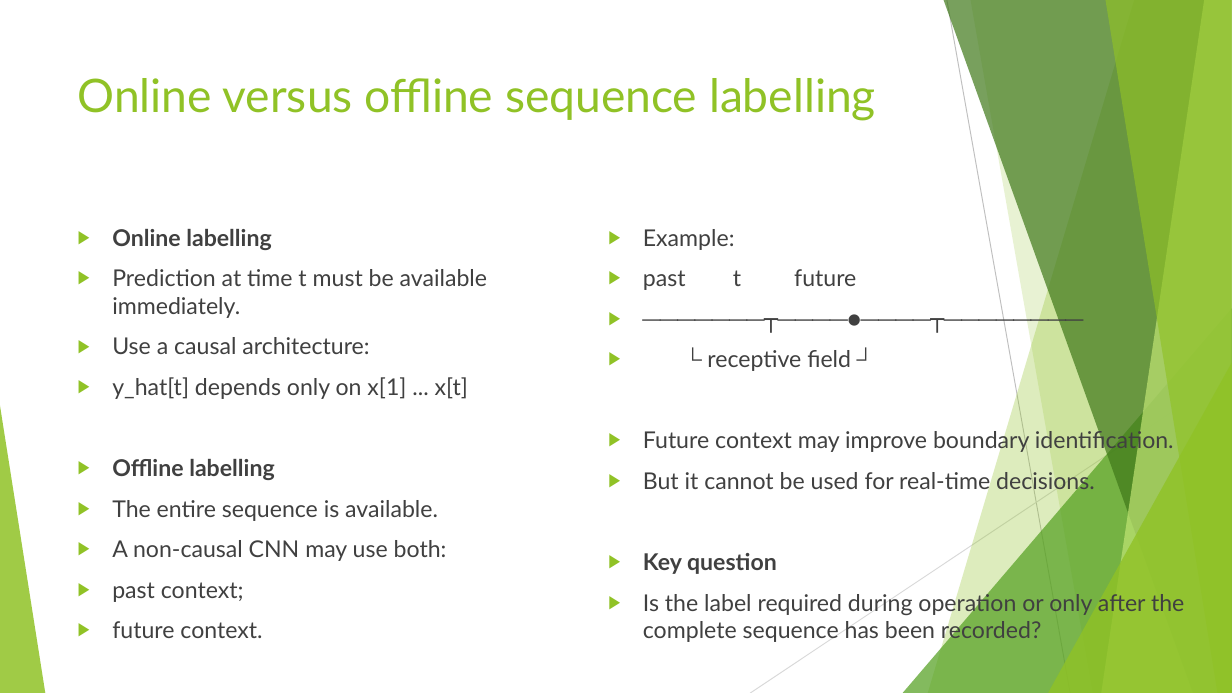
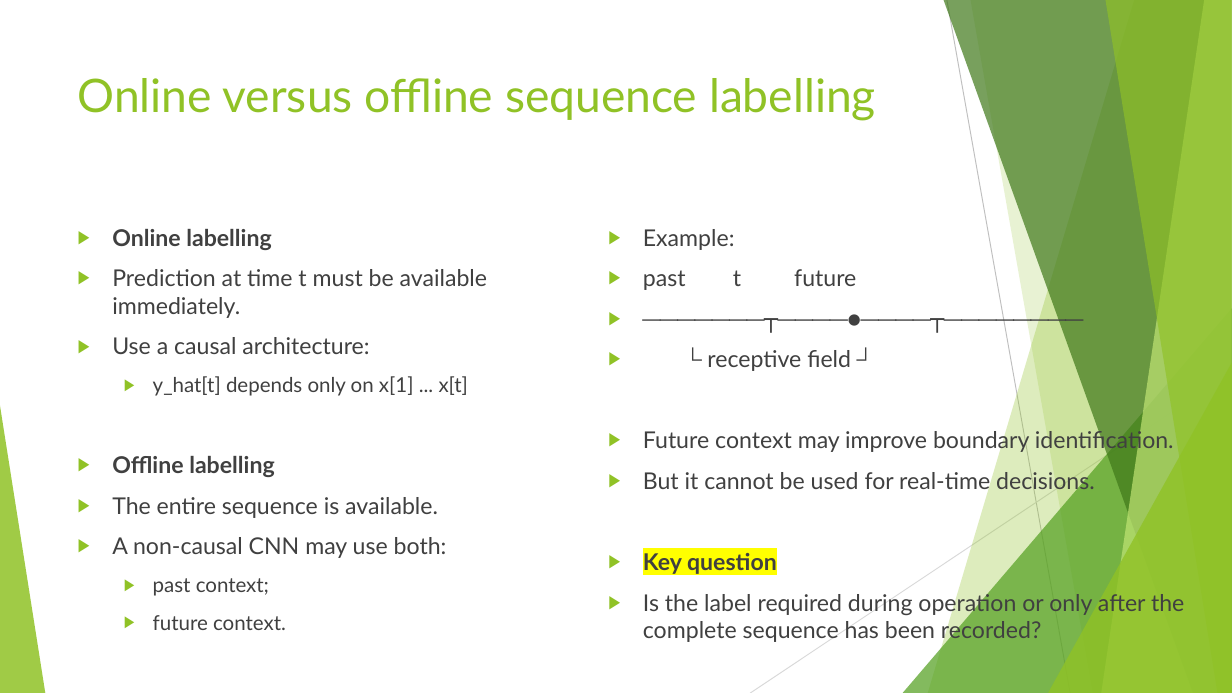
Before and after one commit to FranzGH/timeseries, a slide deck: slide 220 of Slides/05 CNNs.pptx. Drawn at 1232x693 pixels with LibreOffice and Linux fonts; fonts in the diff are those of the drawing. Boxes give left, top, right and bottom in pixels: in the first picture for what was removed or moved away, otherwise in the second. Text is boxed around its words. In the diff, an @@ line names an element or a change of style, - is before the commit and + after.

```diff
--- a/Slides/05 CNNs.pptx
+++ b/Slides/05 CNNs.pptx
@@ text at [153,376,469,630]: size 18 to 16 pt in "y_hat[t] depends only on x[1] ... x[t]", "past context;", "future context."; list level 1 to 2 in "y_hat[t] depends only on x[1] ..."; list level 1 to 2 in "past context;"; list level 1 to 2 in "future context." @@
@@ text at [643,553,777,576]: highlight none to #FFFF00 in "Key question" @@
```
Also in this commit, not shown: 32 other slides changed, 1 slide added, 5 other files.
